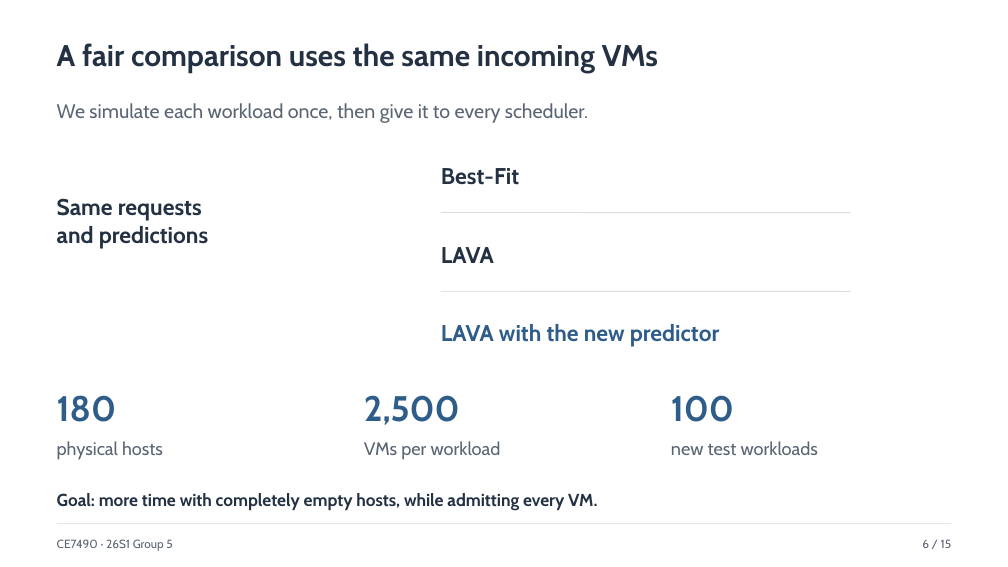
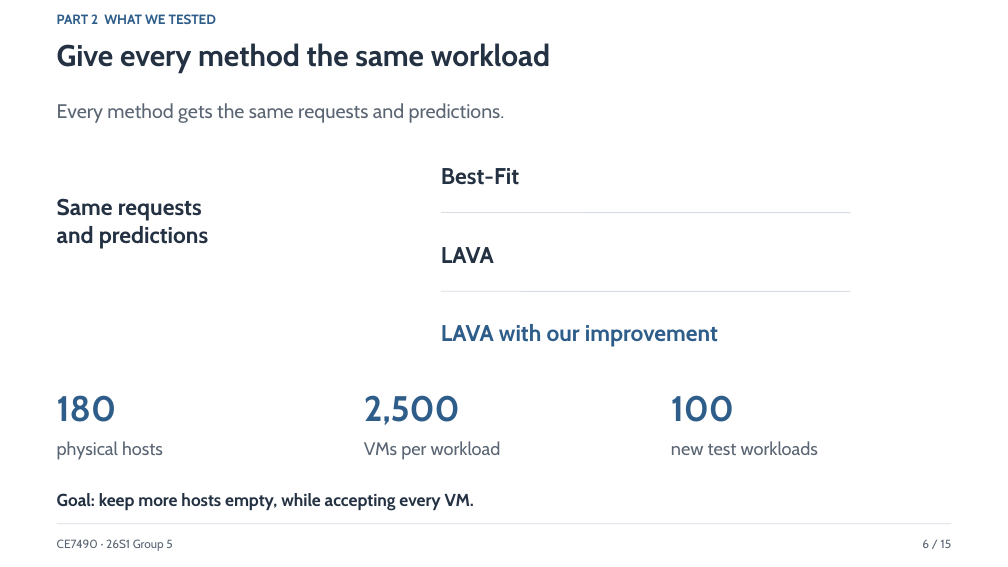
Before and after one commit to xxxmian/CE7490-P2_Revisiting_LAVA, a slide deck: slide 6 of Revisiting_Lifetime_Aware_VM_Allocation_Presentation_v4.pptx. Drawn at 1008x567 pixels with LibreOffice and Linux fonts; fonts in the diff are those of the drawing. Boxes give left, top, right and bottom in pixels: in the first picture for what was removed or moved away, otherwise in the second. Text is boxed around its words. In the diff, an @@ line names an element or a change of style, - is before the commit and + after.

```diff
--- a/Revisiting_Lifetime_Aware_VM_Allocation_Presentation_v4.pptx
+++ b/Revisiting_Lifetime_Aware_VM_Allocation_Presentation_v4.pptx
@@ text added at <box>57,14,216,24</box>, 12.8 pt, text #2F5D8A, bold @@
+PART 2 WHAT WE TESTED
@@ text at <box>57,43,550,72</box>: text changed @@
-A fair comparison uses the same incoming VMs
+Give every method the same workload
@@ text at <box>57,103,505,123</box>: text changed @@
-We simulate each workload once, then give it to every scheduler.
+Every method gets the same requests and predictions.
@@ text at <box>441,324,718,347</box>: text changed @@
-LAVA with the new predictor
+LAVA with our improvement
@@ text at <box>57,493,474,511</box>: text changed @@
-Goal: more time with completely empty hosts, while admitting every VM.
+Goal: keep more hosts empty, while accepting every VM.
```
Also in this commit, not shown: 12 other slides changed, 2 slides added, 2 slides removed, 6 other files.
